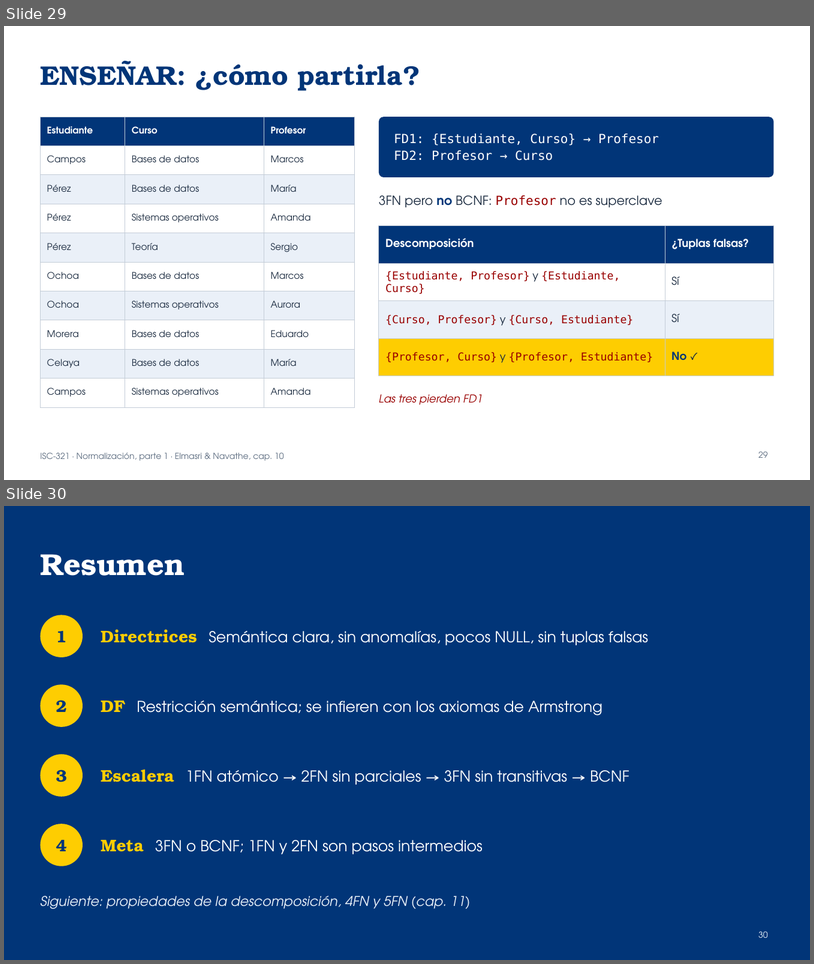
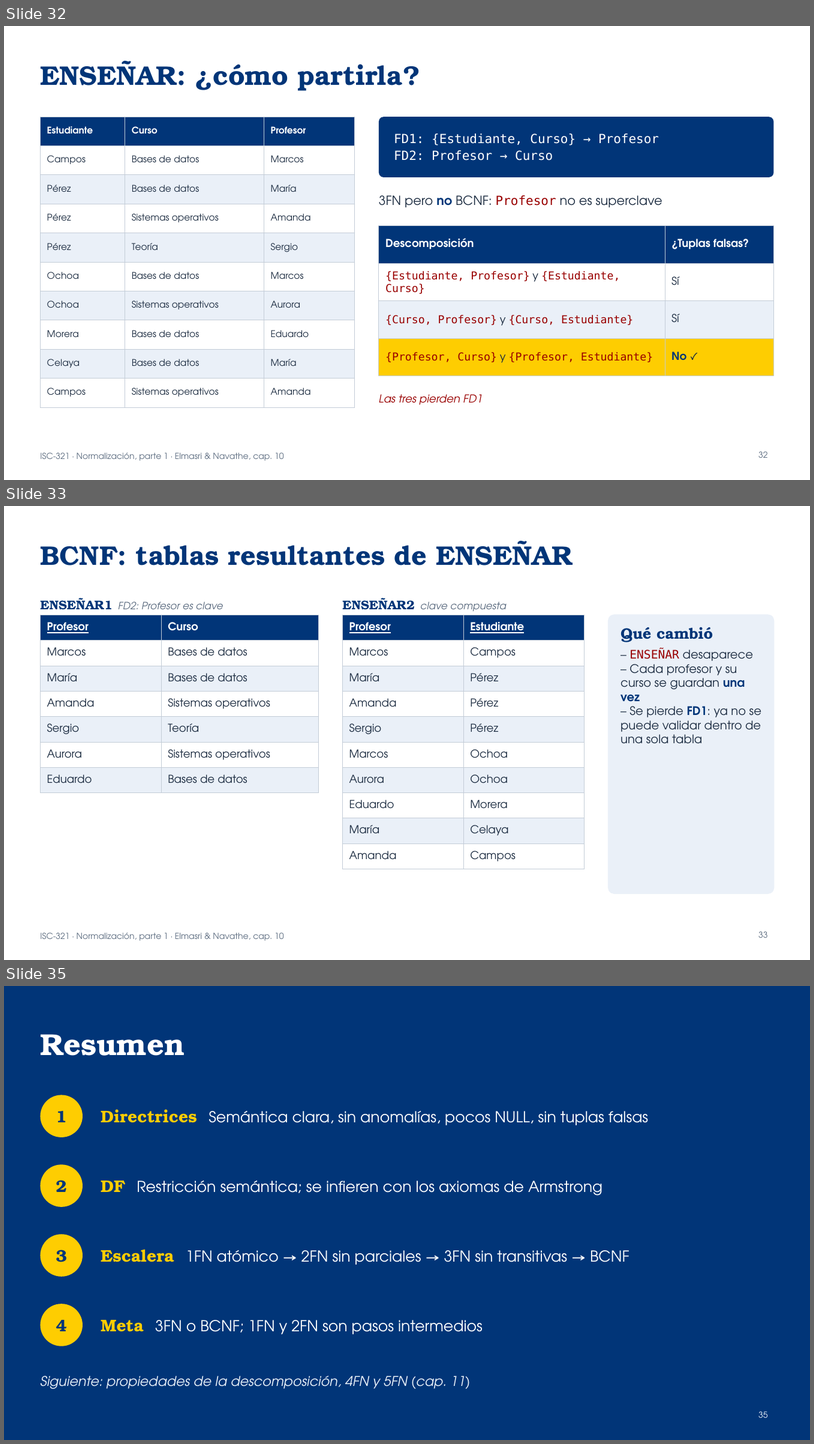
Before and after one commit to ISCODIGO/iscodigo.github.io, a slide deck: isc-321/unidad-3/normalizacion.pptx. Shown one above the other, each under a label of ours: slides 29 and 30 before the commit, slides 32, 33 and 35 after it; the slides between them are not shown. The pictures are 814x964 and 814x1444 pixels, drawn with LibreOffice and Linux fonts; fonts in the diff are those of the drawing. Boxes give left, top, right and bottom in pixels: in the first picture for what was removed or moved away, otherwise in the second. Text is boxed around its words. In the diff, an @@ line names an element or a change of style, - is before the commit and + after.

```diff
--- a/isc-321/unidad-3/normalizacion.pptx
+++ b/isc-321/unidad-3/normalizacion.pptx
@@ slide 33 added at (4,506,810,960), background #FFFFFF; not listed: 1 template element that a slide beside it also shows @@
@@ title added at (40,541,573,565), 32 pt, text #013578, bold @@
+BCNF: tablas resultantes de ENSEÑAR
@@ text added at (40,598,223,610), 12 pt, text #5B6B7F, italic @@
+ENSEÑAR1 FD2: Profesor es clave
@@ text added at (342,598,506,611), 12 pt, text #5B6B7F, italic @@
+ENSEÑAR2 clave compuesta
@@ table added at (40,615,318,786), 7 rows, 2 columns @@
+Profesor | Curso
+Marcos | Bases de datos
+María | Bases de datos
+Amanda | Sistemas operativos
+Sergio | Teoría
+Aurora | Sistemas operativos
+Eduardo | Bases de datos
@@ table added at (343,615,585,864), 10 rows, 2 columns @@
+Profesor | Estudiante
+Marcos | Campos
+María | Pérez
+Amanda | Pérez
+Sergio | Pérez
+Marcos | Ochoa
+Aurora | Ochoa
+Eduardo | Morera
+María | Celaya
+Amanda | Campos
@@ rounded rectangle added at (609,615,774,893), fill #EAF0F8, outline #EAF0F8 1.5 pt @@
@@ text added at (621,627,762,744), 14 pt, text #1B2B40 @@
+Qué cambió
+– ENSEÑAR desaparece
+– Cada profesor y su curso se guardan una vez
+– Se pierde FD1: ya no se puede validar dentro de una sola tabla
@@ page number added at (759,931,768,937), 10 pt, text #5B6B7F @@
+33
@@ what was slide 29 is now slide 32 @@
@@ page number at (759,451,768,457): text changed @@
-29
+32
@@ what was slide 30 is now slide 35 @@
@@ page number at (759,1411,768,1417): text changed @@
-30
+35
```
Also in this commit, not shown: 4 other slides added, 1 other file.
